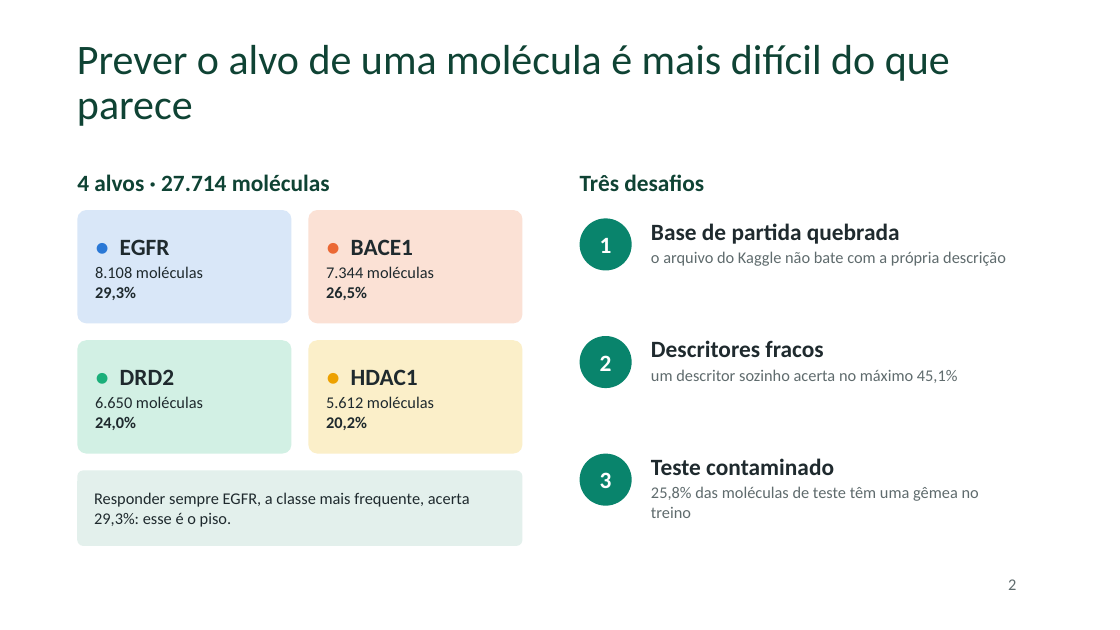
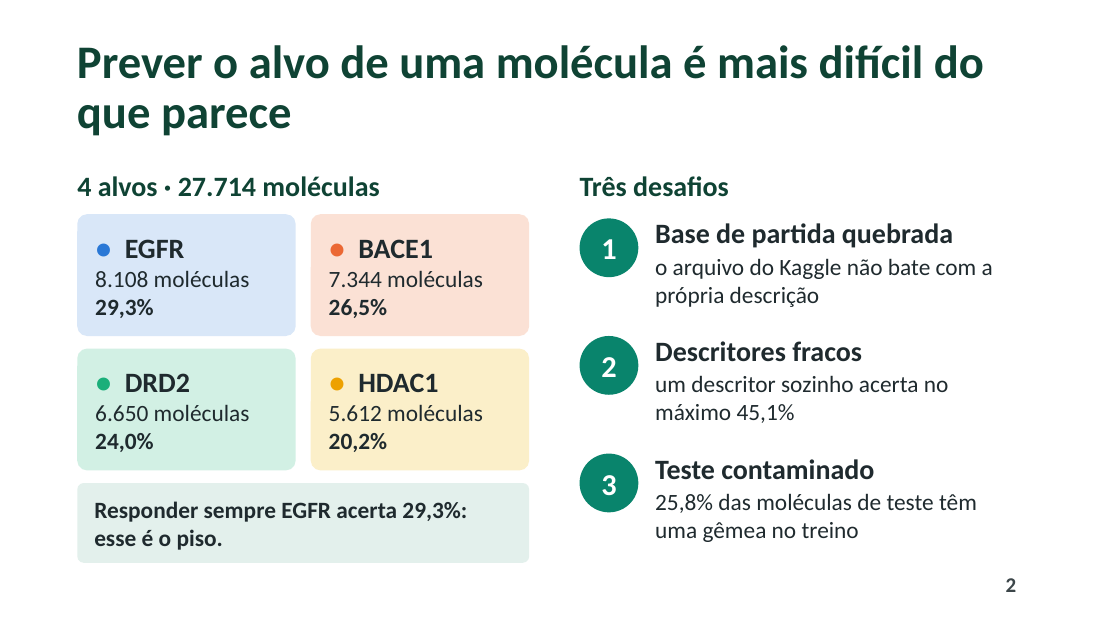
Before and after one commit to pumba-dev/machine-learning-practice, a slide deck: slide 2 of slides/apresentacao.pptx. Drawn at 1120x630 pixels with LibreOffice and Linux fonts; fonts in the diff are those of the drawing; background and template pictures are left out. Boxes give left, top, right and bottom in pixels: in the first picture for what was removed or moved away, otherwise in the second. Text is boxed around its words. In the diff, an @@ line names an element or a change of style, - is before the commit and + after.

```diff
--- a/slides/apresentacao.pptx
+++ b/slides/apresentacao.pptx
@@ title "Prever o alvo de uma ..." at [77, 45, 984, 136]: size 36 to 40 pt, bold on @@
@@ text "4 alvos · 27.714 moléculas" at [77, 176, 379, 197]: size 20 to 24 pt @@
@@ text "Três desafios" at [580, 176, 729, 197]: size 20 to 24 pt @@
@@ rounded rectangle "● EGFR": place and size @@
-rounded rectangle "● EGFR" at [77, 210, 292, 323]
+rounded rectangle "● EGFR" at [77, 214, 296, 336]
@@ rounded rectangle "● EGFR" at [77, 214, 296, 336]: size 20 to 24 pt in "● EGFR"; size 14 to 20 pt in "8.108 moléculas", "29,3%"; less space between paragraphs @@
@@ rounded rectangle "● BACE1": place and size @@
-rounded rectangle "● BACE1" at [308, 210, 523, 323]
+rounded rectangle "● BACE1" at [311, 214, 529, 336]
@@ rounded rectangle "● BACE1" at [311, 214, 529, 336]: size 20 to 24 pt in "● BACE1"; size 14 to 20 pt in "7.344 moléculas", "26,5%"; less space between paragraphs @@
@@ ellipse "1": place and size @@
-ellipse "1" at [580, 218, 632, 271]
+ellipse "1" at [580, 218, 639, 277]
@@ text "Base de partida quebrada" at [655, 223, 993, 307]: size 20 to 24 pt in "Base de partida quebrada"; size 14 to 20 pt, text colour #5F6B6D to #1F2A2E in "o arquivo do Kaggle não bate com ..." @@
@@ rounded rectangle "● DRD2": place and size @@
-rounded rectangle "● DRD2" at [77, 340, 292, 454]
+rounded rectangle "● DRD2" at [77, 349, 296, 471]
@@ rounded rectangle "● DRD2" at [77, 349, 296, 471]: size 20 to 24 pt in "● DRD2"; size 14 to 20 pt in "6.650 moléculas", "24,0%"; less space between paragraphs @@
@@ rounded rectangle "● HDAC1": place and size @@
-rounded rectangle "● HDAC1" at [308, 340, 523, 454]
+rounded rectangle "● HDAC1" at [311, 349, 529, 471]
@@ rounded rectangle "● HDAC1" at [311, 349, 529, 471]: size 20 to 24 pt in "● HDAC1"; size 14 to 20 pt in "5.612 moléculas", "20,2%"; less space between paragraphs @@
@@ ellipse "2": place and size @@
-ellipse "2" at [580, 336, 632, 388]
+ellipse "2" at [580, 336, 639, 395]
@@ text "Descritores fracos" at [655, 341, 949, 423]: size 20 to 24 pt in "Descritores fracos"; size 14 to 20 pt, text colour #5F6B6D to #1F2A2E in "um descritor sozinho acerta no máximo 45,1%" @@
@@ size 20 to 26 pt in 3 elements at [580, 218, 639, 277], [580, 336, 639, 395], [580, 454, 639, 513] @@
@@ ellipse "3": place and size @@
-ellipse "3" at [580, 454, 632, 506]
+ellipse "3" at [580, 454, 639, 513]
@@ text "Teste contaminado" at [655, 459, 977, 542]: size 20 to 24 pt in "Teste contaminado"; size 14 to 20 pt, text colour #5F6B6D to #1F2A2E in "25,8% das moléculas de teste têm uma ..." @@
@@ rounded rectangle "Responder sempre EGFR acerta 29,3%: ...": place and size @@
-rounded rectangle "Responder sempre EGFR acerta 29,3%: ..." at [77, 471, 523, 546]
+rounded rectangle "Responder sempre EGFR acerta 29,3%: ..." at [77, 483, 529, 563]
@@ text in rounded rectangle at [94, 501, 467, 550]: text changed; size 14 to 20 pt; bold on @@
-Responder sempre EGFR, a classe mais frequente, acerta 29,3%: esse é o piso.
+Responder sempre EGFR acerta 29,3%: esse é o piso.
@@ page number at [1006, 578, 1017, 592]: size 14 to 18 pt, text colour #5F6B6D to #3C4649, bold on @@
```
Also in this commit, not shown: 9 other slides changed, 4 other files.
